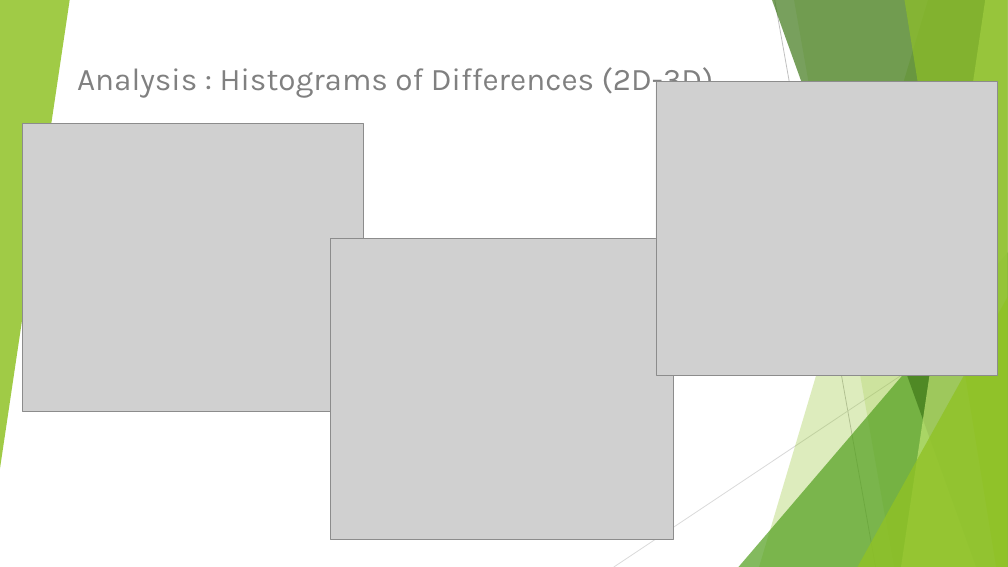
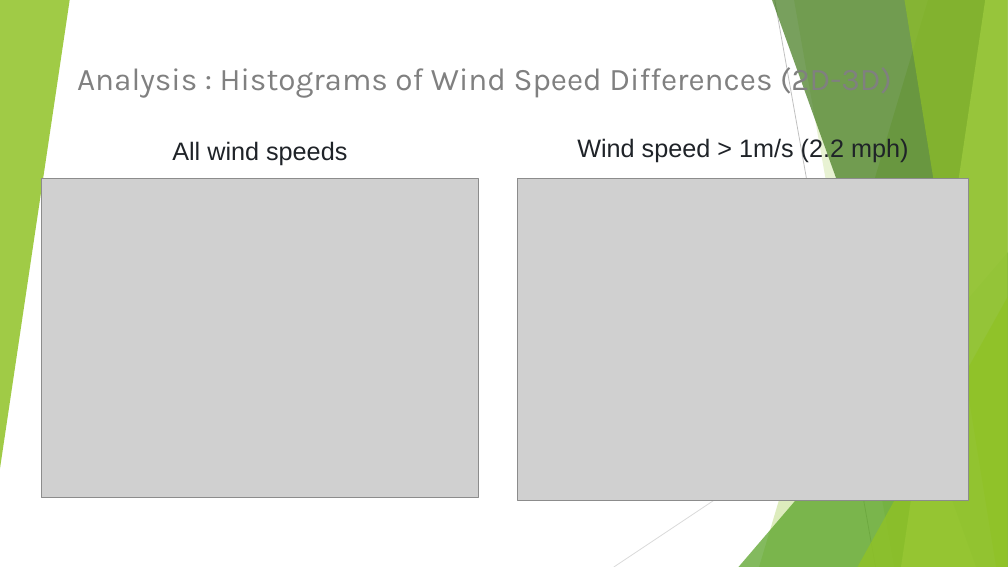
Before and after one commit to sabegg2/Project3, a slide deck: slide 9 of presentation/Project3PowerPoint.pptx. Drawn at 1008x567 pixels with LibreOffice and Linux fonts; fonts in the diff are those of the drawing; grey boxes stand for pictures; background and template pictures are left out. Boxes give left, top, right and bottom in pixels: in the first picture for what was removed or moved away, otherwise in the second. Text is boxed around its words. In the diff, an @@ line names an element or a change of style, - is before the commit and + after.

```diff
--- a/presentation/Project3PowerPoint.pptx
+++ b/presentation/Project3PowerPoint.pptx
@@ subtitle at [77, 62, 892, 98]: text changed @@
-Analysis : Histograms of Differences (2D-3D)
+Analysis : Histograms of Wind Speed Differences (2D-3D)
@@ picture removed at [656, 82, 997, 375] @@
@@ picture removed at [23, 124, 364, 411] @@
@@ text added at [172, 141, 347, 166], 24 pt, text #1F2328 @@
+All wind speeds
@@ text added at [577, 137, 908, 163], 24 pt, text #1F2328 @@
+Wind speed > 1m/s (2.2 mph)
@@ picture added at [42, 178, 479, 498] @@
@@ picture added at [518, 178, 969, 501] @@
@@ picture removed at [330, 238, 674, 539] @@
```
Also in this commit, not shown: 5 slides added, 1 slide removed, 1 other file.
